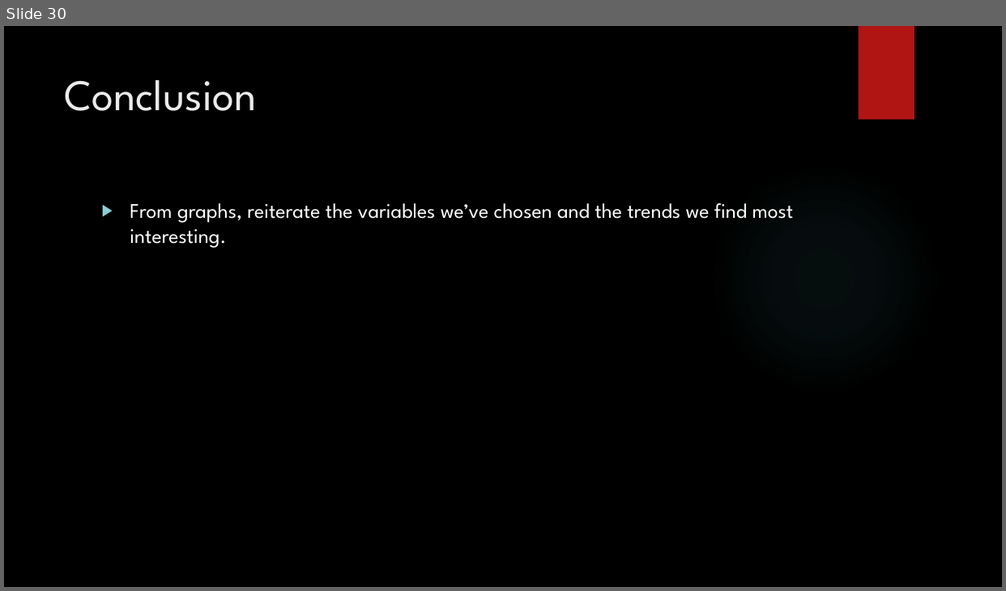
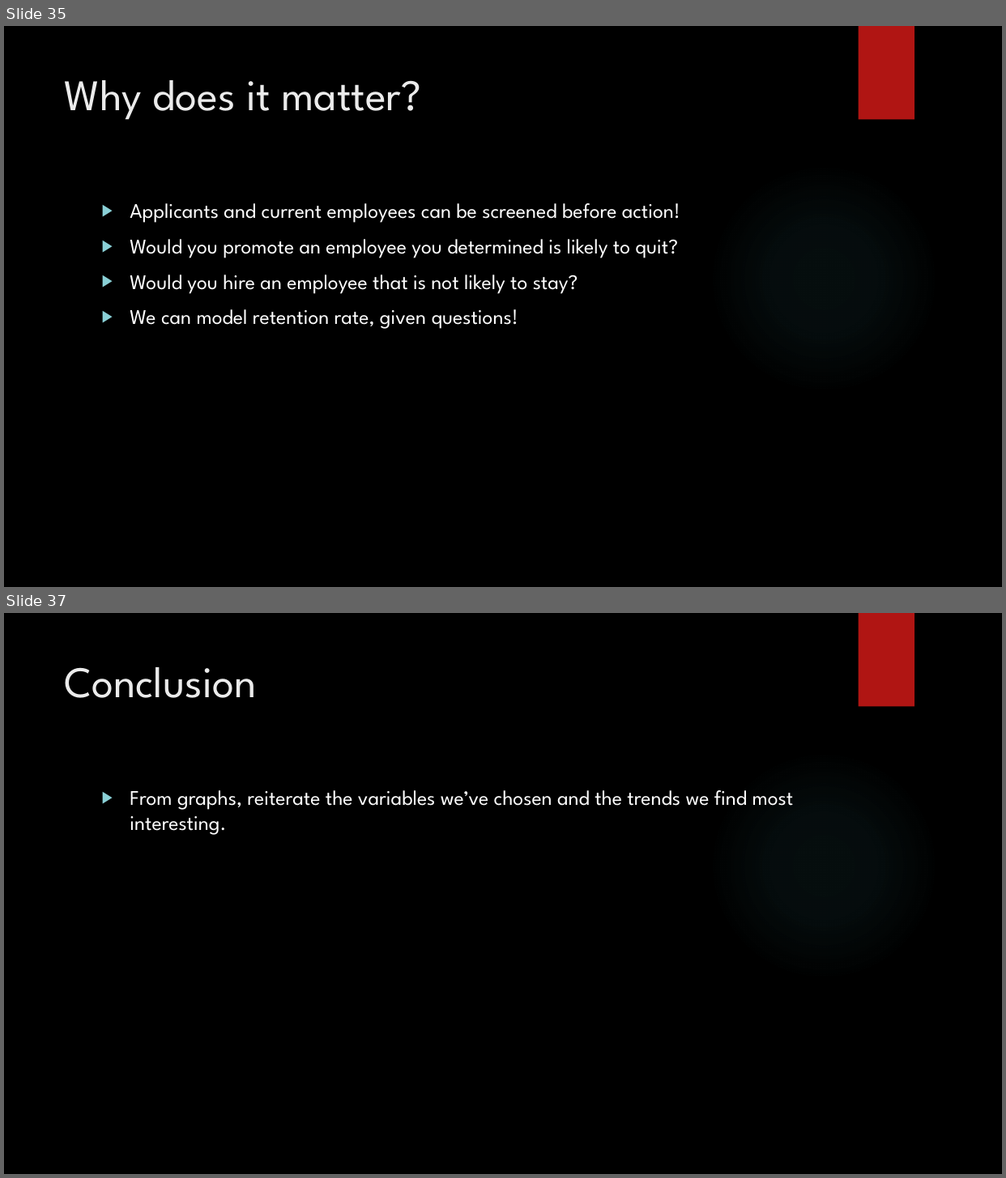
Before and after one commit to vazquezs123/DATA_SCIENCE_CS02, a slide deck: case_study_02_presentation.pptx. Shown one above the other, each under a label of ours: slide 30 before the commit, slides 35 and 37 after it; the slides between them are not shown. The pictures are 1006x591 and 1006x1178 pixels, drawn with LibreOffice and Linux fonts; fonts in the diff are those of the drawing; background and template pictures are left out. Boxes give left, top, right and bottom in pixels: in the first picture for what was removed or moved away, otherwise in the second. Text is boxed around its words. In the diff, an @@ line names an element or a change of style, - is before the commit and + after.

```diff
--- a/case_study_02_presentation.pptx
+++ b/case_study_02_presentation.pptx
@@ slide 35 added at [4,26,1002,587], background picture (left out); not listed: 2 template elements that a slide beside it also shows @@
@@ title added at [65,80,421,120], 42 pt, text #EBEBEB @@
+Why does it matter?
@@ text added at [130,203,680,329], 20 pt, text #FFFFFF @@
+▶ Applicants and current employees can be screened before action!
+▶ Would you promote an employee you determined is likely to quit?
+▶ Would you hire an employee that is not likely to stay?
+▶ We can model retention rate, given questions!
@@ what was slide 30 is now slide 37 @@
```
Also in this commit, not shown: 6 other slides added.
